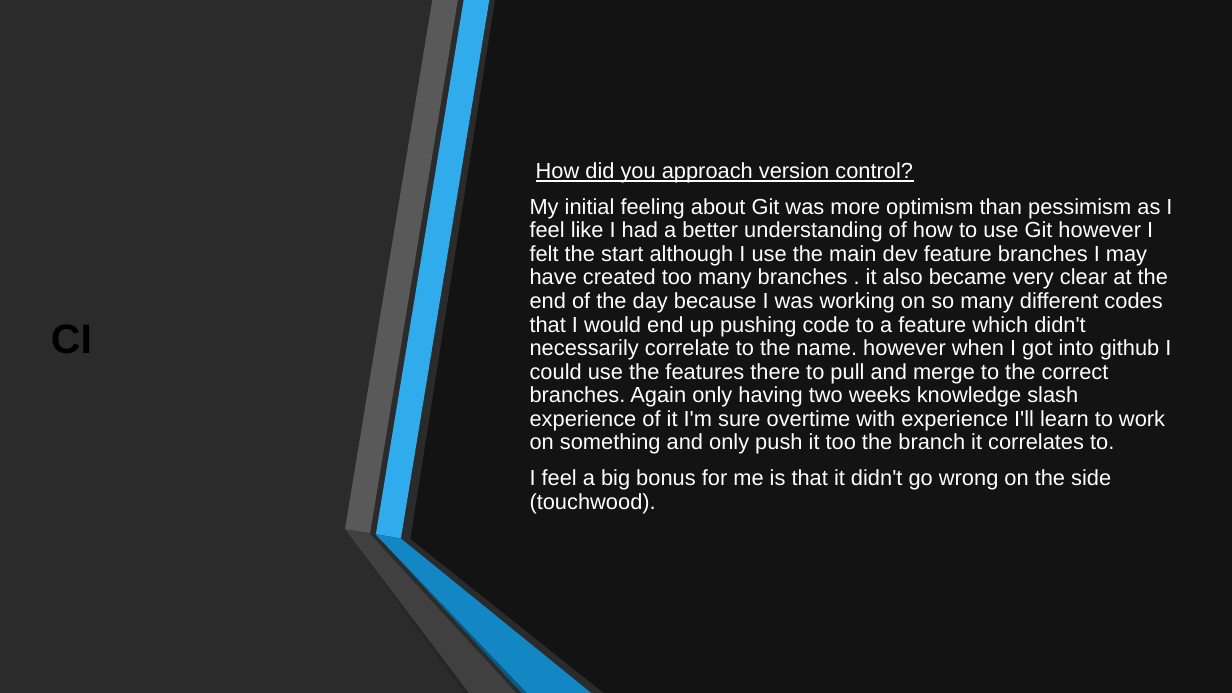
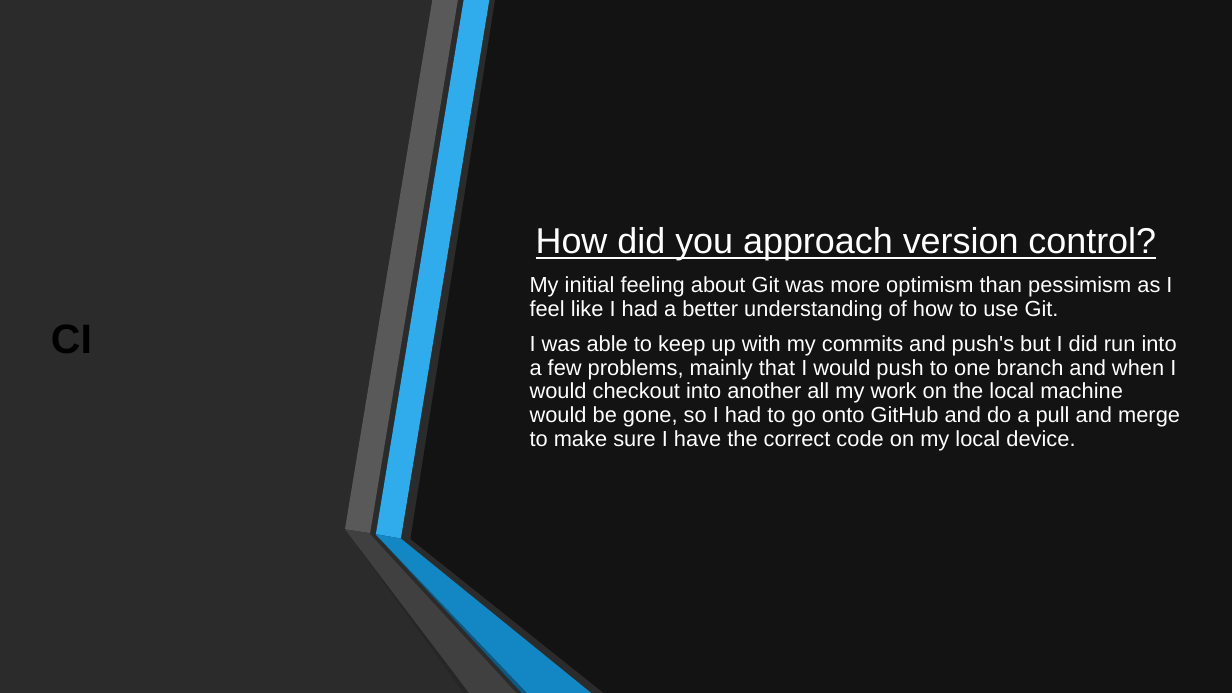
Before and after one commit to AChaffey/HWA-Project-2, a slide deck: slide 4 of documentation/Presentation2.pptx. Drawn at 1232x693 pixels with LibreOffice and Linux fonts; fonts in the diff are those of the drawing; background and template pictures are left out; a plain dark background stands for a picture behind light text. Boxes give left, top, right and bottom in pixels: in the first picture for what was removed or moved away, otherwise in the second. Text is boxed around its words. In the diff, an @@ line names an element or a change of style, - is before the commit and + after.

```diff
--- a/documentation/Presentation2.pptx
+++ b/documentation/Presentation2.pptx
@@ text at bbox=[536, 227, 1156, 260]: size 17 to 28 pt in "How did you approach version control?"; more space between paragraphs @@
@@ text at bbox=[530, 276, 1180, 450]: text changed @@
-My initial feeling about Git was more optimism than pessimism as I feel like I had a better understanding of how to use Git however I felt the start although I use the main dev feature branches I may have created too many branches . it also became very clear at the end of the day because I was working on so many different codes that I would end up pushing code to a feature which didn't necessarily correlate to the name. however when I got into github I could use the features there to pull and merge to the correct branches. Again only having two weeks knowledge slash experience of it I'm sure overtime with experience I'll learn to work on something and only push it too the branch it correlates to.
-I feel a big bonus for me is that it didn't go wrong on the side (touchwood).
+My initial feeling about Git was more optimism than pessimism as I feel like I had a better understanding of how to use Git.
+I was able to keep up with my commits and push's but I did run into a few problems, mainly that I would push to one branch and when I would checkout into another all my work on the local machine would be gone, so I had to go onto GitHub and do a pull and merge to make sure I have the correct code on my local device.
```
Also in this commit, not shown: 7 other slides changed, 1 slide added, 4 slides removed.
